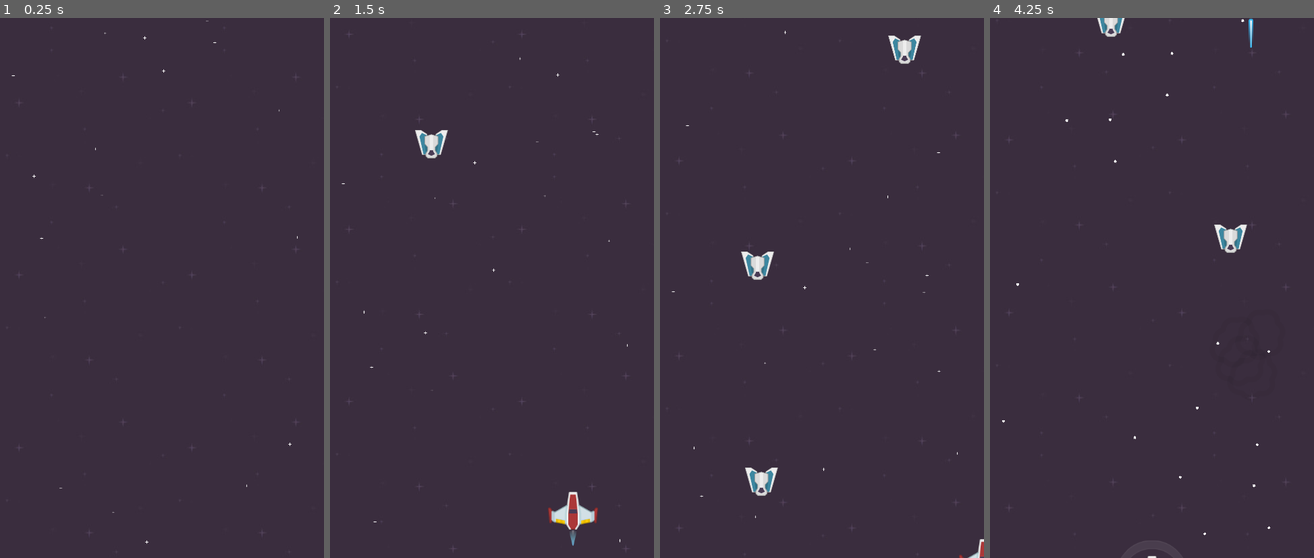
Above: before the commit, frames 1-4 (left to right).
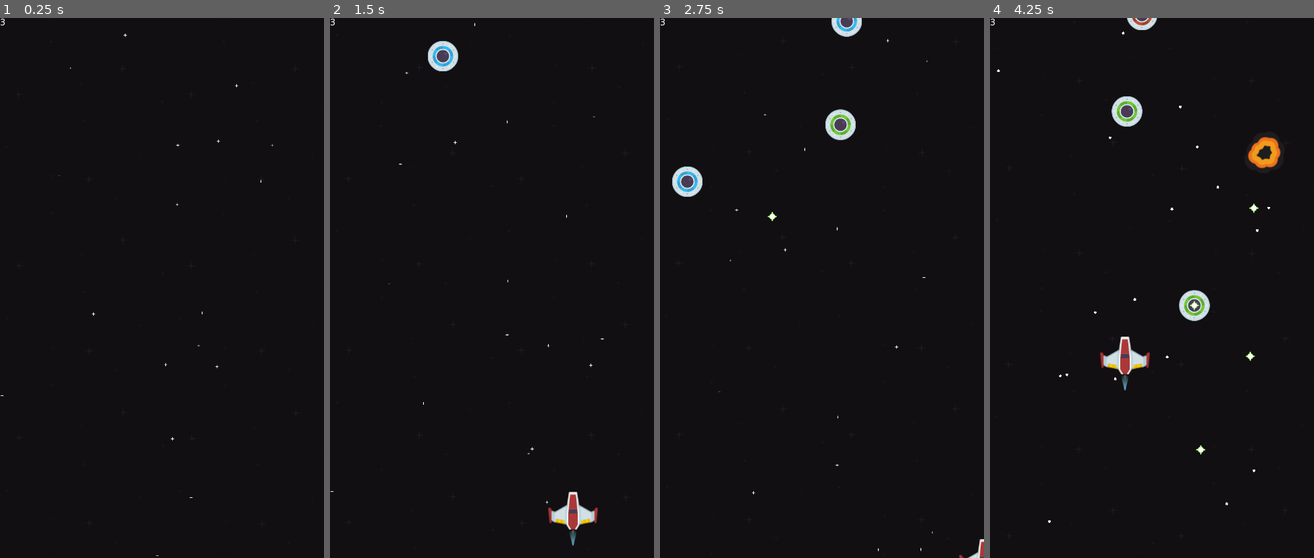
Above: after the commit, the same moments.

Repository: JaasielGuerra/Sneyzer-Lite
Game: Godot game, scene res://Niveles/Principal/Juego.tscn
Same seed, same stepped clock (60 frames per second), same inputs: the game is played once before the commit and once after it. Before the commit the project starts from res://Niveles/Pruebas/EscenaDePruebas.tscn.
Inputs:
- Up to frame 1 (0.25 s): no input
- Up to frame 2 (1.5 s): tap Enter (ui_accept) at 0.5, 0.77 s; hold Right (ui_right) 0.53-1.28 s; hold Down (ui_down) from 1.28 s (still down)
- Up to frame 3 (2.75 s): tap Enter (ui_accept) at 1.52 s; release Down (ui_down) at 2.03 s; hold Right (ui_right) from 2.03 s (still down)
- Up to frame 4 (4.25 s): release Right (ui_right) at 2.78 s; hold Up (ui_up) 2.78-3.53 s; tap Enter (ui_accept) at 3.02, 3.77 s; hold Left (ui_left) from 3.53 s (still down)

The runs differ from the first frame. In frame 1, 100% of the frame differs, in the area x 0-100%, y 0-100%; in frame 2, 99%; in frame 3, 100%; in frame 4, 100%.

Commit message:
subiendo avances

Diff:
--- a/Actores/Enemigos/EnemigoCinco/EnemigoCinco.gd
+++ b/Actores/Enemigos/EnemigoCinco/EnemigoCinco.gd
@@ -7,8 +7,9 @@
 var img = ["ufoBlue","ufoGreen","ufoRed","ufoYellow"]
 
 func _ready():
+	randomize()
 	global_position = Vector2(480/2,-50)
-	dir_x = rand_range(-1, 1)
+	dir_x = rand_range(-0.75, 0.75)
 	$Sprite.texture = load("res://Actores/Enemigos/EnemigoCinco/"+str(img[rand_range(0,3)])+".png")
 
 func _process(delta):
@@ -22,7 +23,7 @@
 		print("se elimino la navecita")
 
 	contador += 1
-	if  contador == 60 and puede_disparar == false:
+	if  contador == 80 and puede_disparar == false:
 		puede_disparar = true
 		contador = 0
 
--- a/Actores/Enemigos/EnemigoCinco/EnemigoCinco.tscn
+++ b/Actores/Enemigos/EnemigoCinco/EnemigoCinco.tscn
@@ -9,7 +9,7 @@
 custom_solver_bias = 0.0
 radius = 20.0
 
-[node name="EnemigoCinco" index="0" instance=ExtResource( 1 )]
+[node name="EnemigoCinco" instance=ExtResource( 1 )]
 
 script = ExtResource( 2 )
 velocidad = 180.0
--- a/Actores/Jugador/Jugador.gd
+++ b/Actores/Jugador/Jugador.gd
@@ -2,18 +2,20 @@
 
 var escena_bala = load("res://Actores/Balas/BalaJugador/BalaJugador.tscn")
 var escena_exp = load("res://Efectos/Explosion/Explosion.tscn")
-var t_pantalla
+var T_PANTALLA
 var posicion = Vector2()
 var vida = 3
 
 export (float) var velocidad
+signal _salud_nave(vida)
 
 func _ready():
-	t_pantalla = get_viewport().size#tamnio de pantalla
+	T_PANTALLA = get_viewport().size#tamnio de pantalla
 	set_process(false) #desactivar al inciio el procesamiento
 	aparecer()
 	randomize()
 	$Protec.hide()
+	emit_signal("_salud_nave", vida)
 
 func _process(delta):
 
@@ -37,8 +39,8 @@
 	global_position += posicion
 
 	#bloquear el desplazamiento al tamanio de pantalla
-	global_position.x = clamp(global_position.x, 0, t_pantalla.x)
-	global_position.y = clamp(global_position.y, 0, t_pantalla.y)
+	global_position.x = clamp(global_position.x, 0, T_PANTALLA.x)
+	global_position.y = clamp(global_position.y, 0, T_PANTALLA.y)
 
 	#salvar la posicion del jugador en el scrip global
 	global_var.pos_jugador = global_position
@@ -54,6 +56,7 @@
 func _on_Jugador_area_entered(area):
 	if area.is_in_group("BalaEnemigo") or area.is_in_group("Enemigo"):
 		vida -= 1 #restar vida
+		emit_signal("_salud_nave", vida)
 		set_process(false) #desactivar el procesamiento
 		$FormaCol.disabled = true #descativar deteccion de colision
 		$Protec.show()#mostrar el sprite de proteccion
@@ -67,13 +70,14 @@
 				global_position.y + rand_range(-35,35))
 			get_parent().add_child(nueva_exp)
 
+		#si la vida llega a cero
 		if vida == 0:
 			queue_free()#eliminar la nave
 
 #hace aparecer a la nave
 func aparecer():
 	#animando con el nodo Tween
-	$Aparecer.interpolate_property(self, "global_position", Vector2(t_pantalla.x/2, t_pantalla.y + 150), Vector2(t_pantalla.x/2, t_pantalla.y - 150) , 1, Tween.TRANS_LINEAR, Tween.TRANS_LINEAR)
+	$Aparecer.interpolate_property(self, "global_position", Vector2(T_PANTALLA.x/2, T_PANTALLA.y + 150), Vector2(T_PANTALLA.x/2, T_PANTALLA.y - 150) , 1, Tween.TRANS_LINEAR, Tween.TRANS_LINEAR)
 	$Aparecer.start()
 
 #senial del nodo Tween cuando se finaliza la animacion
--- a/Actores/Jugador/Jugador.tscn
+++ b/Actores/Jugador/Jugador.tscn
@@ -39,7 +39,7 @@
 "values": [ Color( 1, 1, 1, 1 ), Color( 1, 1, 1, 0 ), Color( 1, 1, 1, 1 ) ]
 }
 
-[node name="Jugador" type="Area2D" index="0"]
+[node name="Jugador" type="Area2D"]
 
 input_pickable = true
 gravity_vec = Vector2( 0, 1 )
@@ -80,6 +80,7 @@
 
 [node name="Protec" type="Sprite" parent="." index="4"]
 
+editor/display_folded = true
 modulate = Color( 1, 1, 1, 0.333333 )
 scale = Vector2( 0.75, 0.75 )
 texture = ExtResource( 5 )
@@ -108,7 +109,7 @@
 [node name="Inmunidad" type="Timer" parent="." index="6"]
 
 process_mode = 1
-wait_time = 5.0
+wait_time = 3.0
 one_shot = true
 autostart = false
 
--- a/Escenario/Estrella/Estrella.gd
+++ b/Escenario/Estrella/Estrella.gd
@@ -3,8 +3,8 @@
 var velocidad
 
 func _ready():
+	randomize()
 	velocidad = rand_range(100, 250)
-	randomize()
 
 func _process(delta):
 	global_position += Vector2(0, velocidad * delta)
--- /dev/null
+++ b/Niveles/Principal/Juego.gd
@@ -0,0 +1,4 @@
+extends Node
+
+func _on_Jugador_salud_nave(vida):
+	$UI/Vida.text = str(vida)
--- /dev/null
+++ b/Niveles/Principal/Juego.tscn
@@ -0,0 +1,45 @@
+[gd_scene load_steps=4 format=2]
+
+[ext_resource path="res://Niveles/Principal/Juego.gd" type="Script" id=1]
+[ext_resource path="res://Niveles/Uno/Nivel1.tscn" type="PackedScene" id=2]
+[ext_resource path="res://Actores/Jugador/Jugador.tscn" type="PackedScene" id=3]
+
+[node name="Juego" type="Node" index="0"]
+
+script = ExtResource( 1 )
+
+[node name="Nivel1" parent="." index="0" instance=ExtResource( 2 )]
+
+[node name="Jugador" parent="." index="1" instance=ExtResource( 3 )]
+
+position = Vector2( 240, 700 )
+
+[node name="UI" type="CanvasLayer" parent="." index="2"]
+
+layer = 1
+offset = Vector2( 0, 0 )
+rotation = 0.0
+scale = Vector2( 1, 1 )
+transform = Transform2D( 1, 0, 0, 1, 0, 0 )
+
+[node name="Vida" type="Label" parent="UI" index="0"]
+
+anchor_left = 0.0
+anchor_top = 0.0
+anchor_right = 0.0
+anchor_bottom = 0.0
+margin_right = 30.0
+margin_bottom = 14.0
+rect_pivot_offset = Vector2( 0, 0 )
+rect_clip_content = false
+mouse_filter = 2
+mouse_default_cursor_shape = 0
+size_flags_horizontal = 1
+size_flags_vertical = 4
+text = "Vida"
+percent_visible = 1.0
+lines_skipped = 0
+max_lines_visible = -1
+_sections_unfolded = [ "Anchor", "Grow Direction", "Margin", "Rect" ]
+
+[connection signal="_salud_nave" from="Jugador" to="." method="_on_Jugador_salud_nave"]
--- /dev/null
+++ b/Niveles/Uno/Nivel1.gd
@@ -0,0 +1,17 @@
+extends Node
+
+var escena_estrella = load("res://Escenario/Estrella/Estrella.tscn")
+var escena_enemigo = load("res://Actores/Enemigos/EnemigoCinco/EnemigoCinco.tscn")
+
+func _ready():
+	randomize()
+	$CrearEnemigos.start() #activar el temporizador
+	for i in range(0, 18):
+		var nueva_estre = escena_estrella.instance()
+		nueva_estre.global_position = Vector2(rand_range(0, 480), rand_range(0, 800))
+		add_child(nueva_estre)
+
+#creacion de enemigos
+func _on_CrearEnemigos_timeout():
+	var nuevo_enemigo = escena_enemigo.instance()
+	add_child(nuevo_enemigo)
--- /dev/null
+++ b/Niveles/Uno/Nivel1.tscn
@@ -0,0 +1,21 @@
+[gd_scene load_steps=3 format=2]
+
+[ext_resource path="res://Niveles/Uno/Nivel1.gd" type="Script" id=1]
+[ext_resource path="res://Escenario/Espacio/FondoEspacio.tscn" type="PackedScene" id=2]
+
+[node name="Nivel1" type="Node"]
+
+script = ExtResource( 1 )
+
+[node name="FondoEspacio" parent="." index="0" instance=ExtResource( 2 )]
+
+velocidad = 100.0
+
+[node name="CrearEnemigos" type="Timer" parent="." index="1"]
+
+process_mode = 1
+wait_time = 0.8
+one_shot = false
+autostart = false
+
+[connection signal="timeout" from="CrearEnemigos" to="." method="_on_CrearEnemigos_timeout"]
--- a/project.godot
+++ b/project.godot
@@ -11,7 +11,7 @@
 [application]
 
 config/name="Sneyzer Lite"
-run/main_scene="res://Niveles/Pruebas/EscenaDePruebas.tscn"
+run/main_scene="res://Niveles/Principal/Juego.tscn"
 config/icon="res://icon.png"
 
 [autoload]
Not shown, added: fondos Sneyzer Lite.xcf
